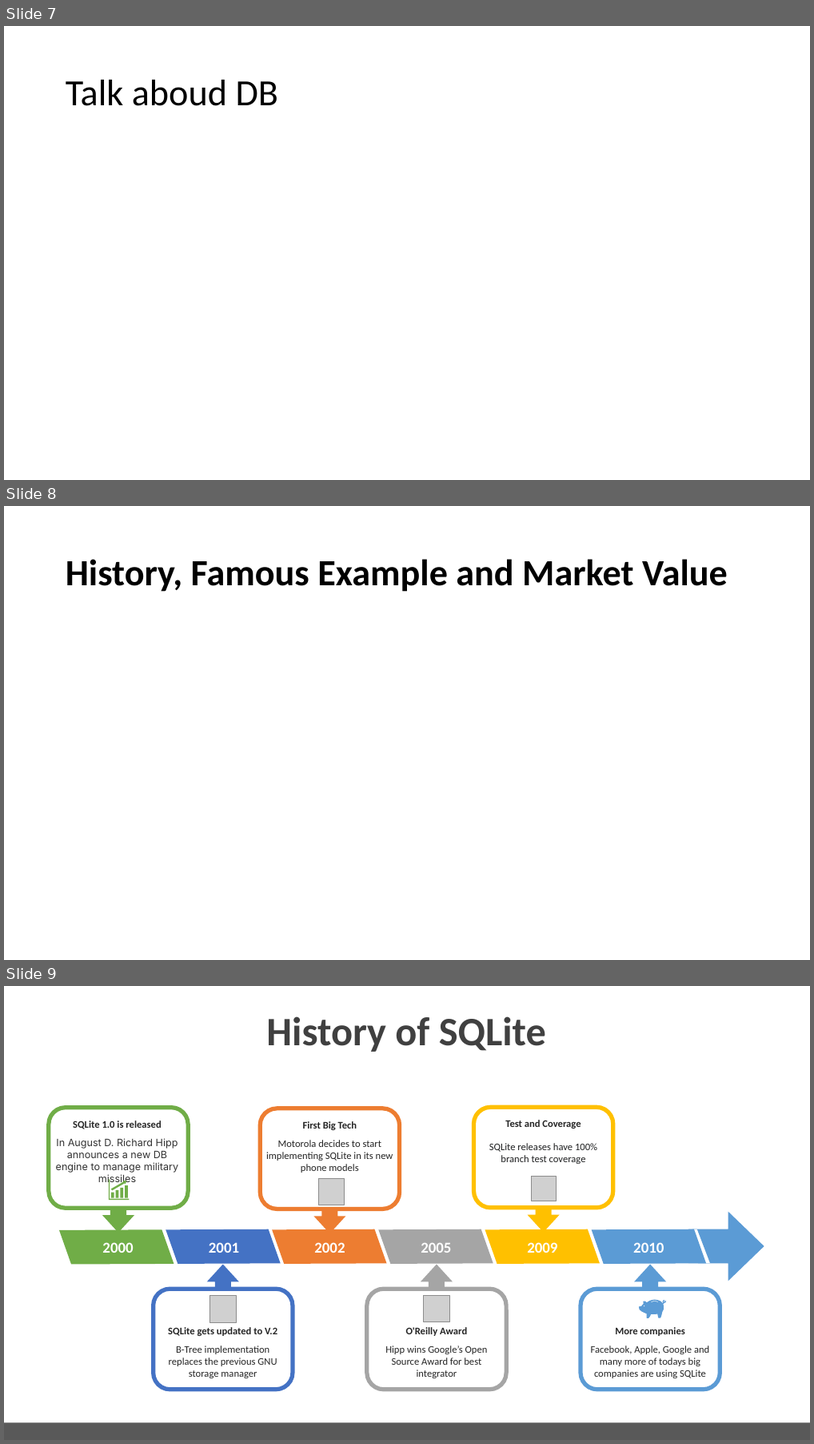
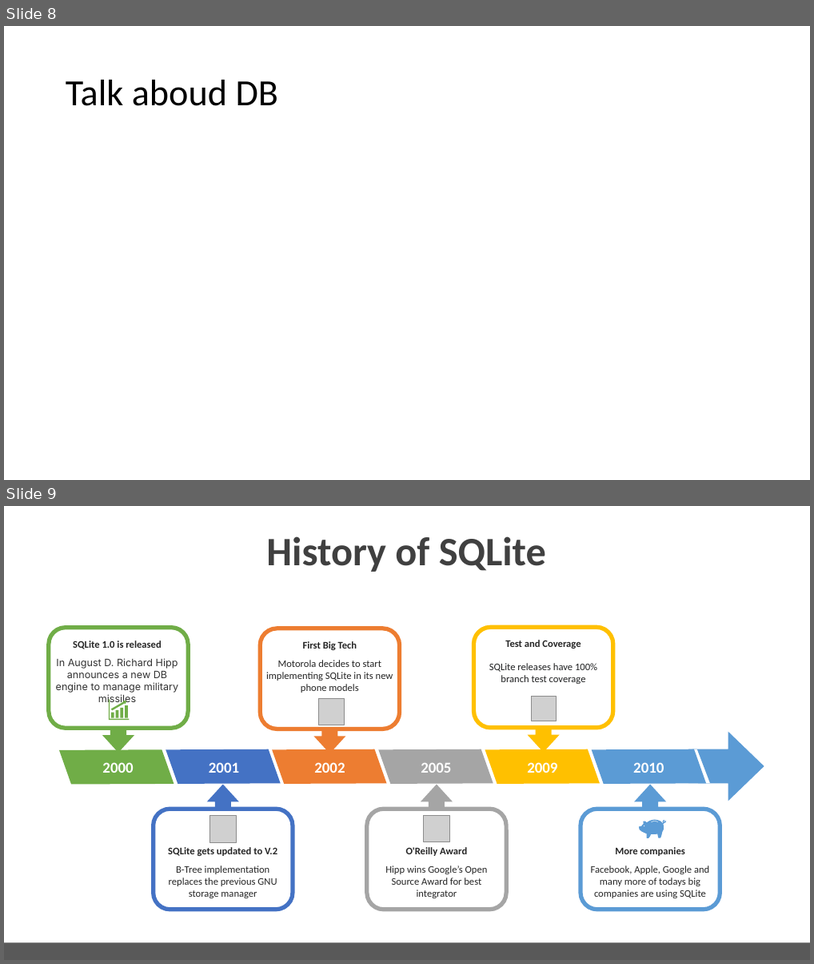
Before and after one commit to AntonioPirani/SQLiteProject, a slide deck: Presentation.pptx. Shown one above the other, each under a label of ours: slides 7, 8 and 9 before the commit, slides 8 and 9 after it. The pictures are 814x1444 and 814x964 pixels, drawn with LibreOffice and Linux fonts; fonts in the diff are those of the drawing; grey boxes stand for pictures. Boxes give left, top, right and bottom in pixels: in the first picture for what was removed or moved away, otherwise in the second. Text is boxed around its words. In the diff, an @@ line names an element or a change of style, - is before the commit and + after.

```diff
--- a/Presentation.pptx
+++ b/Presentation.pptx
@@ slide 8 removed at bbox=[4, 506, 810, 960], background #FFFFFF @@
@@ title removed at bbox=[66, 559, 728, 592] @@
-History, Famous Example and Market Value
@@ what was slide 7 is now slide 8 @@
```
Also in this commit, not shown: 3 slides changed, 1 slide added.
